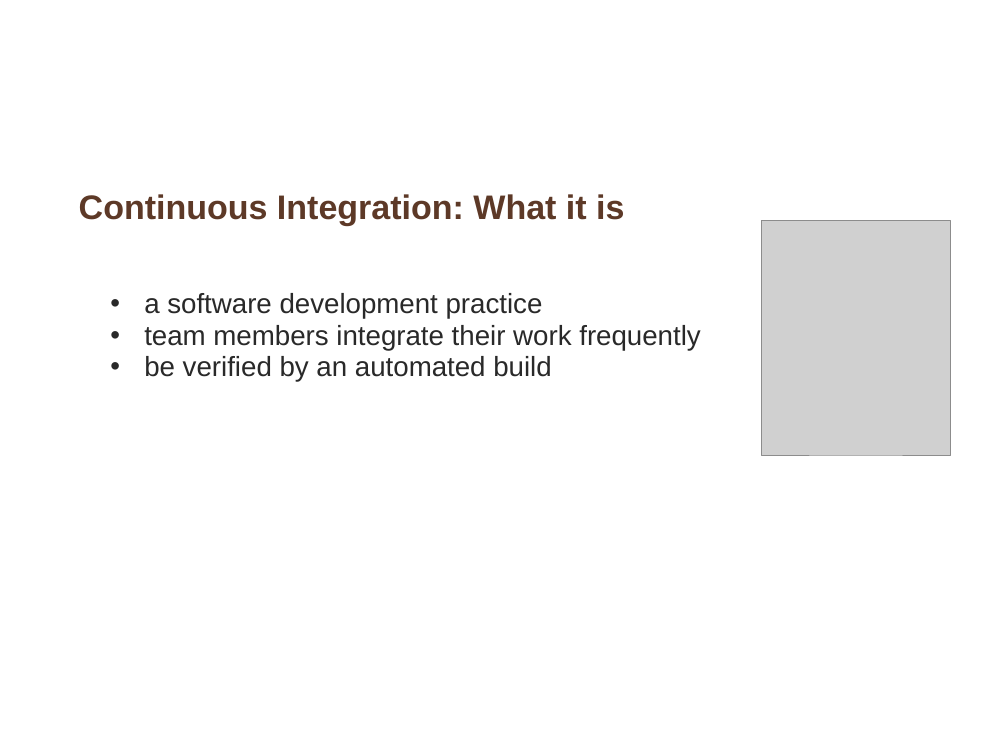
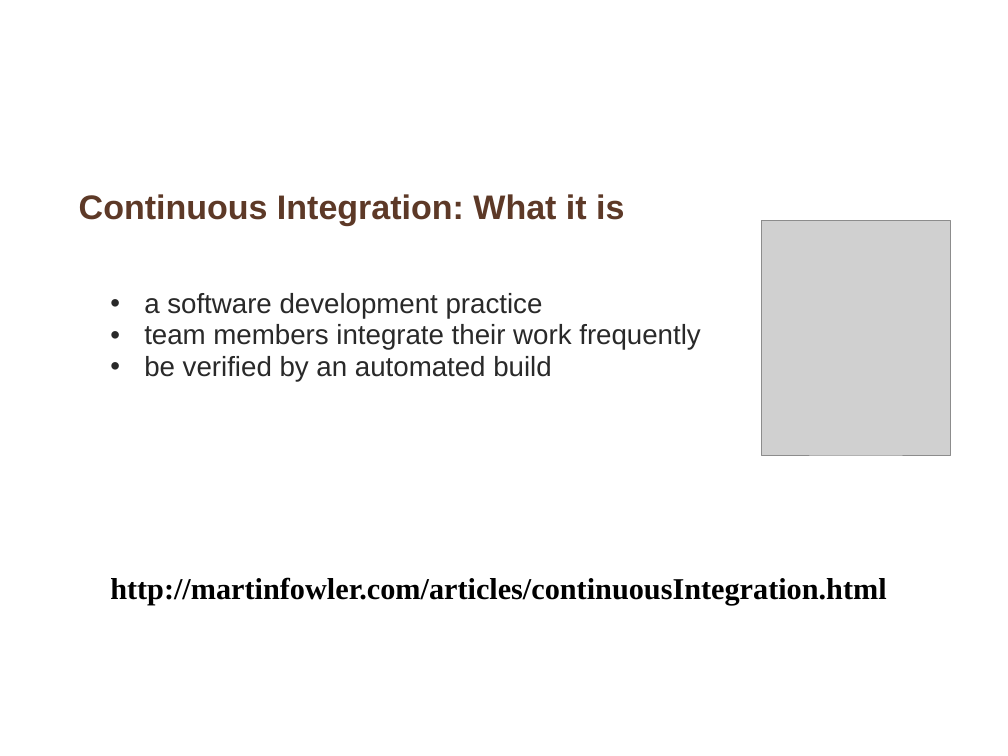
Before and after one commit to whimet/cruisetraining, a slide deck: slide 5 of Introduction_continuous_integration.ppt. Drawn at 1008x756 pixels with LibreOffice and Linux fonts; fonts in the diff are those of the drawing; grey boxes stand for pictures; background and template pictures are left out. Boxes give left, top, right and bottom in pixels: in the first picture for what was removed or moved away, otherwise in the second. Text is boxed around its words. In the diff, an @@ line names an element or a change of style, - is before the commit and + after.

```diff
--- a/Introduction_continuous_integration.ppt
+++ b/Introduction_continuous_integration.ppt
@@ text at [110,577,886,605]: paragraph added @@
+  http://martinfowler.com/articles/continuousIntegration.html
```
Also in this commit, not shown: 5 other slides changed, 1 slide added, 1 other file.
